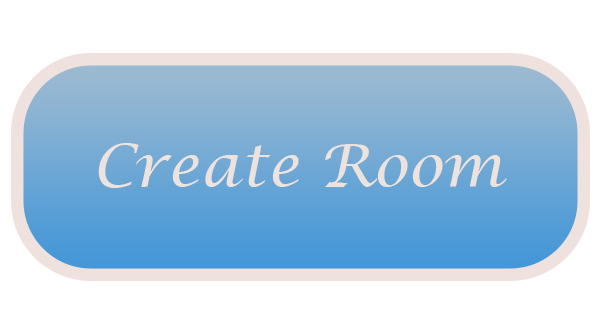
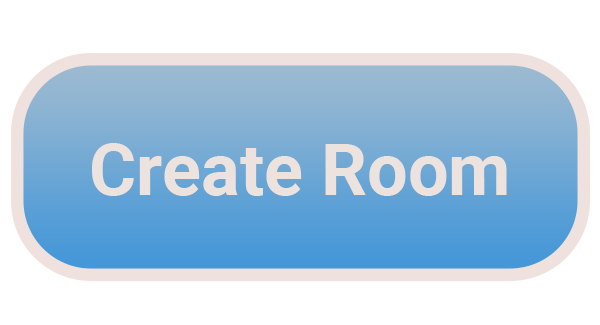
Layered file, before and after one edit (600×325). Changes by layer:
painted on "Create Room" over [92, 143, 507, 196]
